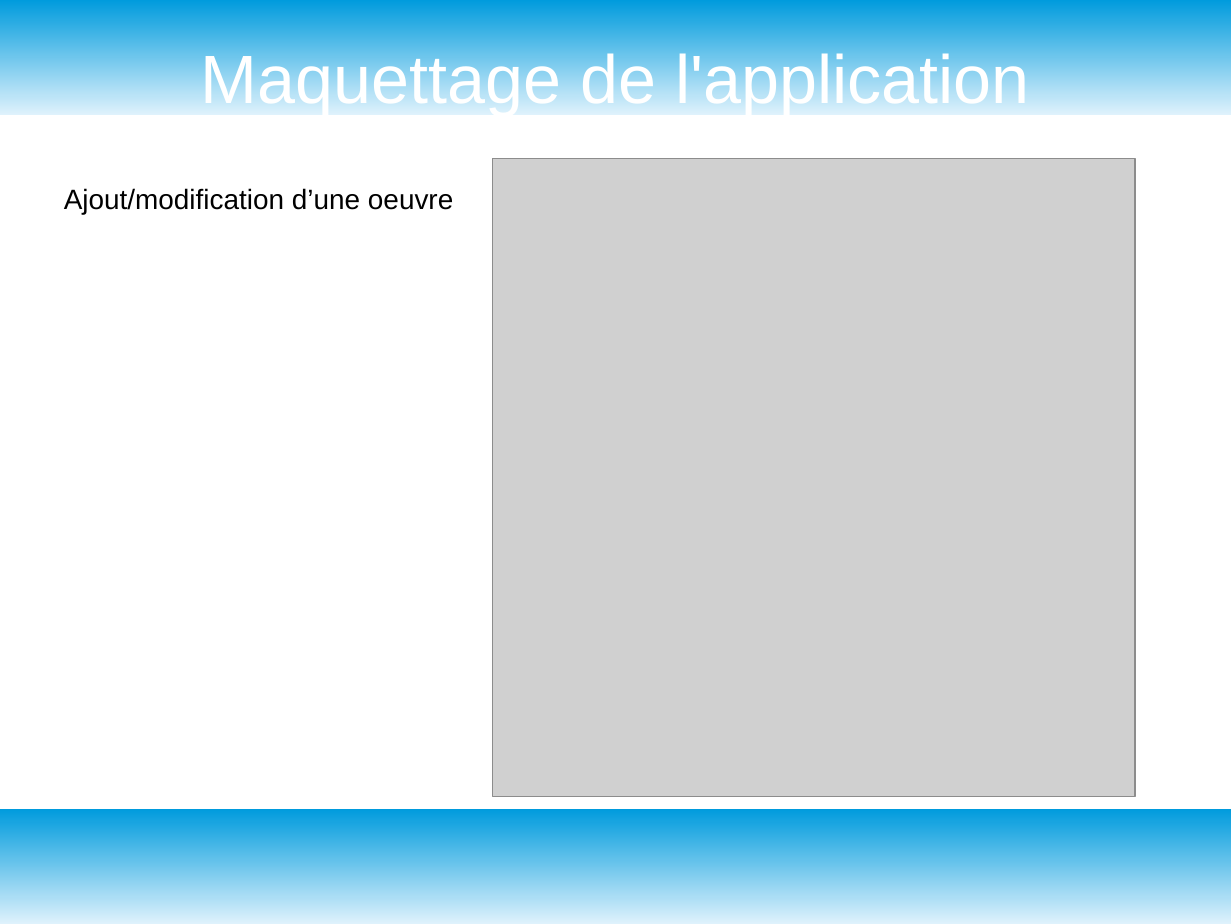
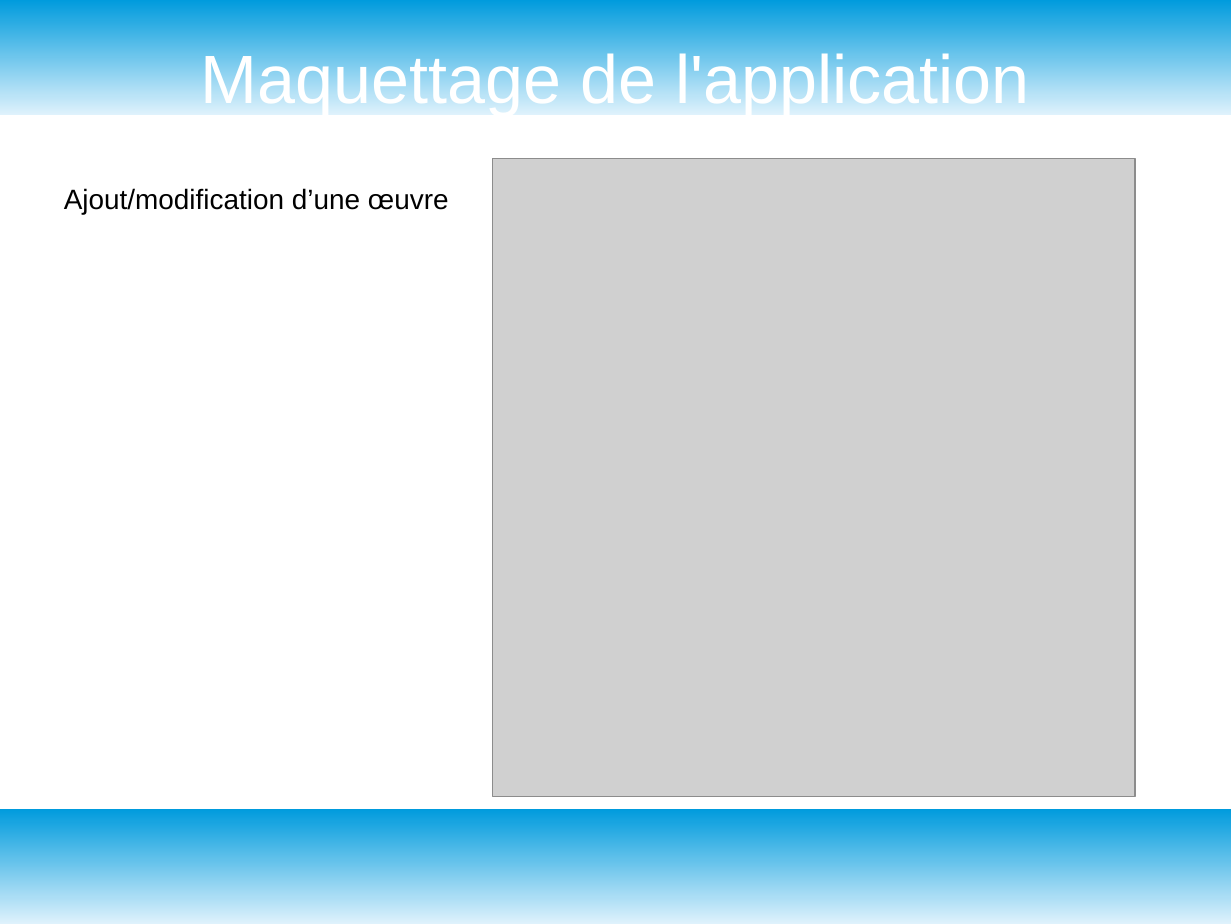
Before and after one commit to GuyomH/Fil-Rouge, a slide deck: slide 14 of assets/grand angle diapo.odp (slide 12 before the commit). Drawn at 1232x924 pixels with LibreOffice and Linux fonts; fonts in the diff are those of the drawing; grey boxes stand for pictures. Boxes give left, top, right and bottom in pixels: in the first picture for what was removed or moved away, otherwise in the second. Text is boxed around its words. In the diff, an @@ line names an element or a change of style, - is before the commit and + after.

```diff
--- a/assets/grand angle diapo.odp
+++ b/assets/grand angle diapo.odp
@@ text at bbox=[64, 188, 449, 214]: text changed @@
-Ajout/modification d’une oeuvre
+Ajout/modification d’une œuvre
```
Also in this commit, not shown: 3 other slides changed, 5 slides added, 1 slide removed, 7 other files.
